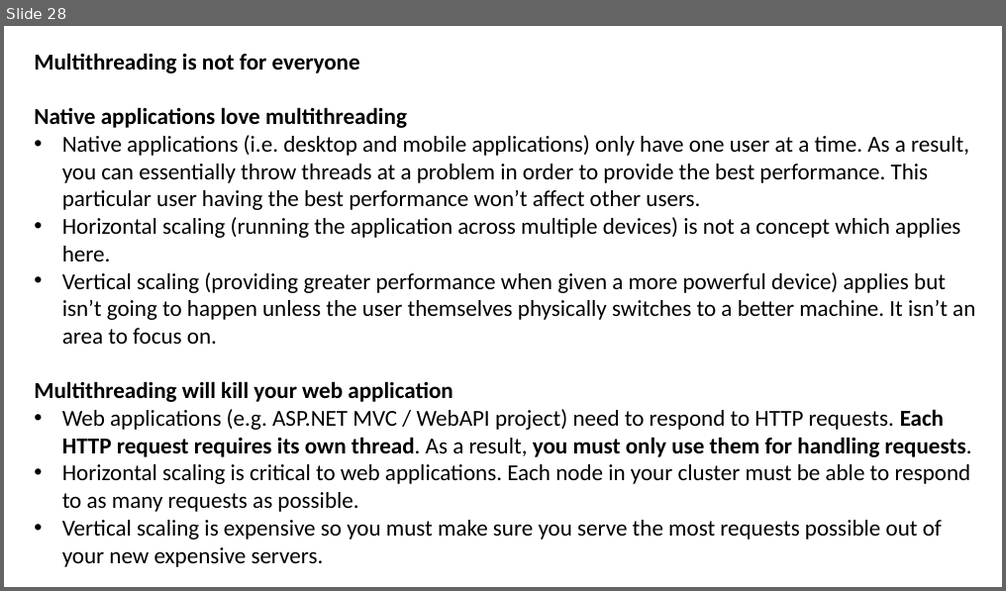
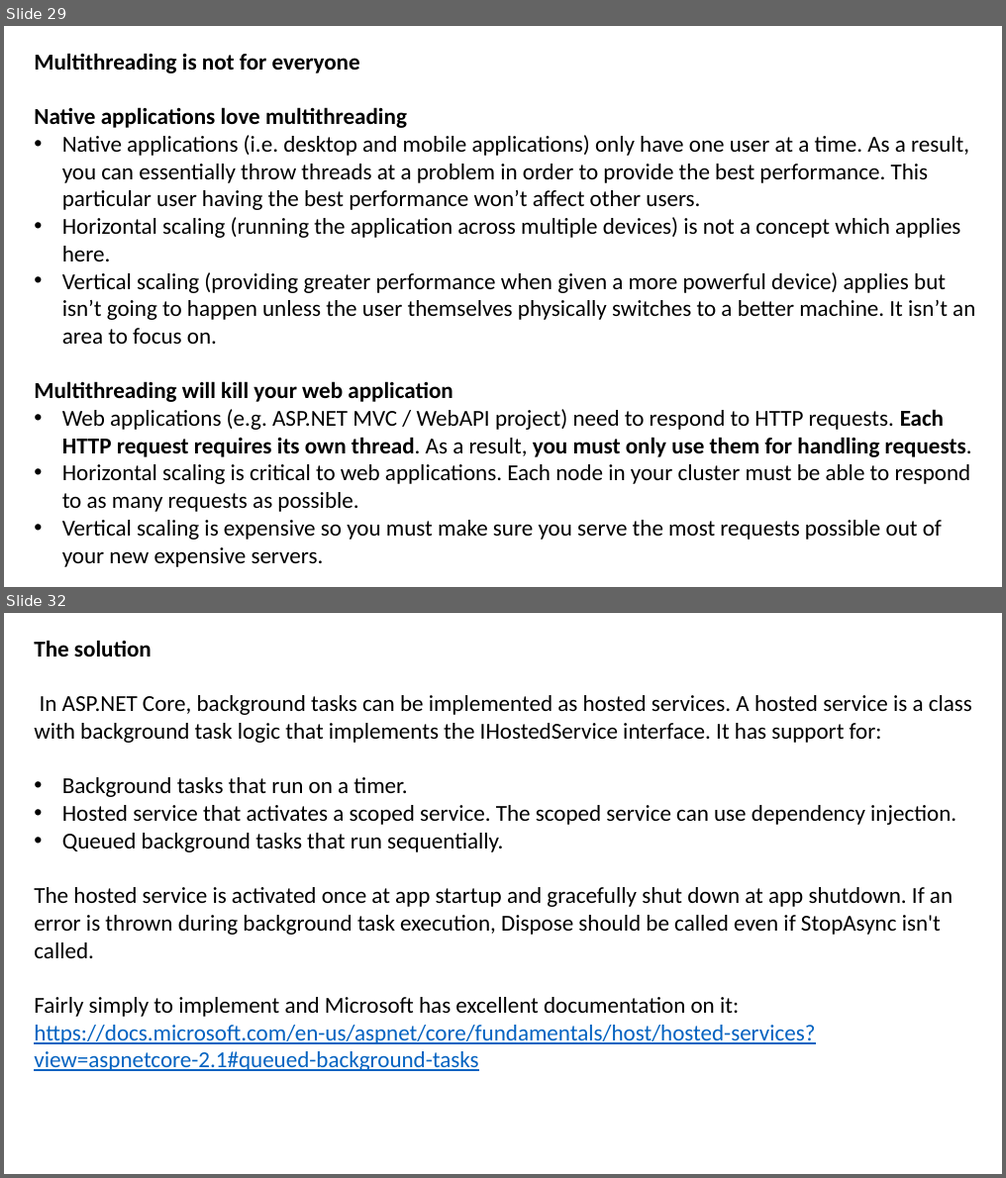
Before and after one commit to JoshKain/AsyncAwaitQuiz, a slide deck: Async and await presentation.pptx. Shown one above the other, each under a label of ours: slide 28 before the commit, slides 29 and 32 after it; the slides between them are not shown. The pictures are 1006x591 and 1006x1178 pixels, drawn with LibreOffice and Linux fonts; fonts in the diff are those of the drawing. Boxes give left, top, right and bottom in pixels: in the first picture for what was removed or moved away, otherwise in the second. Text is boxed around its words. In the diff, an @@ line names an element or a change of style, - is before the commit and + after.

```diff
--- a/Async and await presentation.pptx
+++ b/Async and await presentation.pptx
@@ slide 32 added at [4,613,1002,1174], background #FFFFFF @@
@@ text added at [34,640,972,1071], 22 pt, text #000000 @@
+The solution
+In ASP.NET Core, background tasks can be implemented as hosted services. A hosted service is a class with background task logic that implements the IHostedService interface. It has support for:
+• Background tasks that run on a timer.
+• Hosted service that activates a scoped service. The scoped service can use dependency injection.
+• Queued background tasks that run sequentially.
+The hosted service is activated once at app startup and gracefully shut down at app shutdown. If an error is thrown during background task execution, Dispose should be called even if StopAsync isn't called.
+Fairly simply to implement and Microsoft has excellent documentation on it:
+https://docs.microsoft.com/en-us/aspnet/core/fundamentals/host/hosted-services?view=aspnetcore-2.1#queued-background-tasks
@@ what was slide 28 is now slide 29 @@
```
Also in this commit, not shown: 2 slides changed, 2 other slides added.
